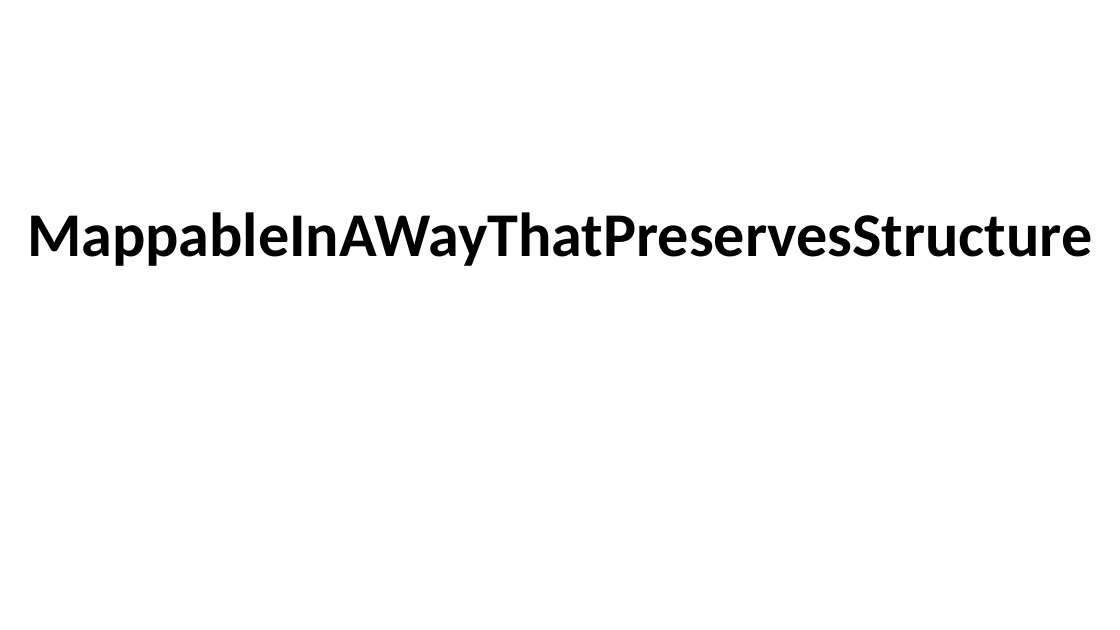
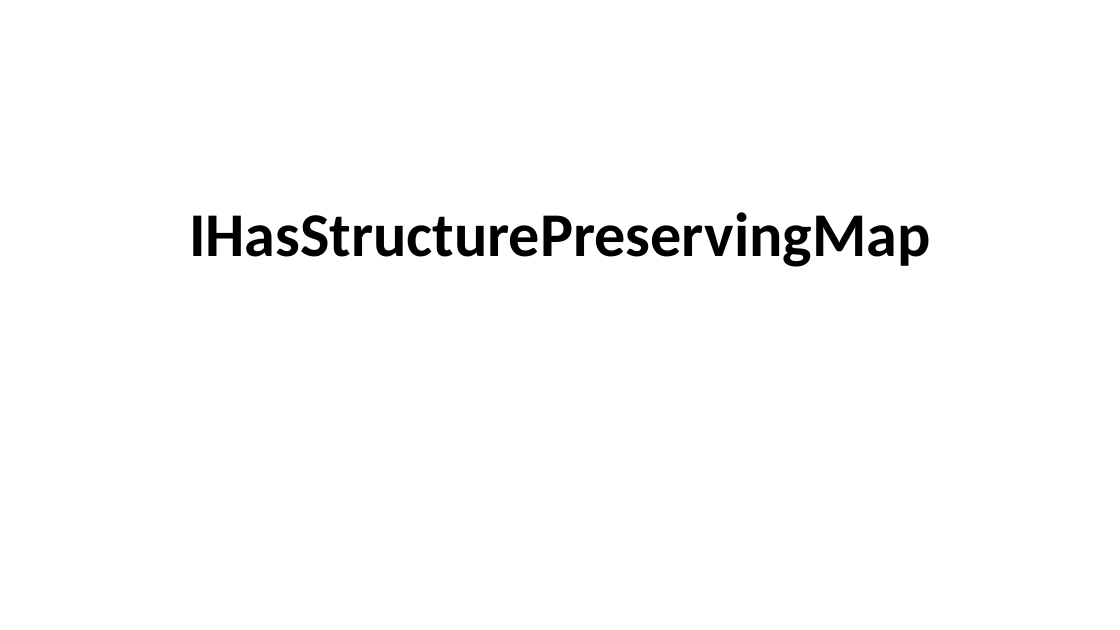
Before and after one commit to itowlson/zygo, a slide deck: slide 45 of How I learned to stop worrying and love the zygohistomorphic prepromorphism.pptx. Drawn at 1120x630 pixels with LibreOffice and Linux fonts; fonts in the diff are those of the drawing. Boxes give left, top, right and bottom in pixels: in the first picture for what was removed or moved away, otherwise in the second. Text is boxed around its words. In the diff, an @@ line names an element or a change of style, - is before the commit and + after.

```diff
--- a/How I learned to stop worrying and love the zygohistomorphic prepromorphism.pptx
+++ b/How I learned to stop worrying and love the zygohistomorphic prepromorphism.pptx
@@ text at [189, 212, 930, 267]: text changed @@
-MappableInAWayThatPreservesStructure
+IHasStructurePreservingMap
```
Also in this commit, not shown: 1 other slide changed.
